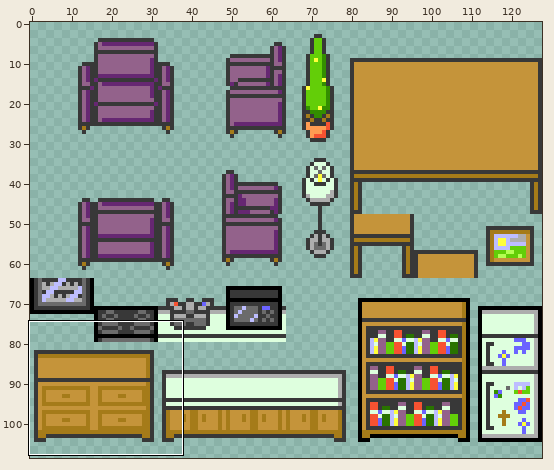
Edited in one commit: sprite sheet (Assets/Graphics/Tilesets/Indoor/Furniture.png). Above: a wide view before the commit, with the close-up outlined.
Close-up. Before the edit:
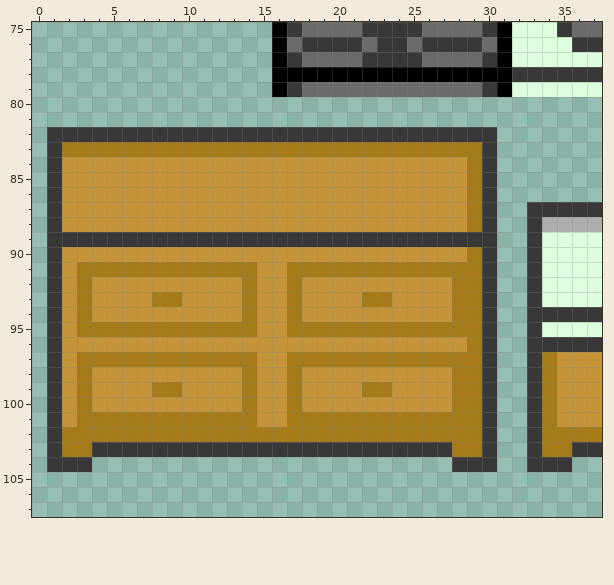
The file is 128x112 pixels. Shown: x 0..37, y 75..107. The wide view leaves out empty margins.
Now the later version:
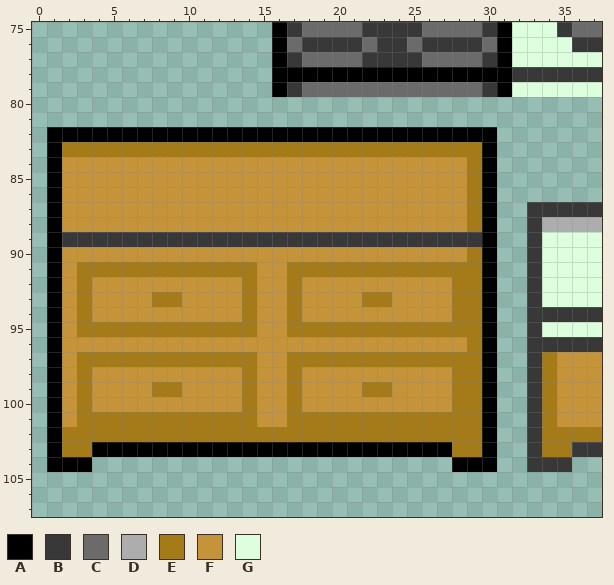
Palette (. is transparent): A #000000  B #383838  C #6b6b6b  D #adadad  E #a57b19  F #c5943a  G #deffde
The exact change:
@@ x 0..37 @@
  81 ......................................
- 82 .BBBBBBBBBBBBBBBBBBBBBBBBBBBBBB.......
- 83 .BEEEEEEEEEEEEEEEEEEEEEEEEEEEEB.......
- 84 .BFFFFFFFFFFFFFFFFFFFFFFFFFFFEB.......
- 85 .BFFFFFFFFFFFFFFFFFFFFFFFFFFFEB.......
- 86 .BFFFFFFFFFFFFFFFFFFFFFFFFFFFEB.......
- 87 .BFFFFFFFFFFFFFFFFFFFFFFFFFFFEB..BBBBB
- 88 .BFFFFFFFFFFFFFFFFFFFFFFFFFFFEB..BDDDD
- 89 .BBBBBBBBBBBBBBBBBBBBBBBBBBBBBB..BGGGG
- 90 .BFFFFFFFFFFFFFFFFFFFFFFFFFFFEB..BGGGG
- 91 .BFEEEEEEEEEEEEFFEEEEEEEEEEEEEB..BGGGG
- 92 .BFEFFFFFFFFFFEFFEFFFFFFFFFFEEB..BGGGG
- 93 .BFEFFFFEEFFFFEFFEFFFFEEFFFFEEB..BGGGG
- 94 .BFEFFFFFFFFFFEFFEFFFFFFFFFFEEB..BBBBB
- 95 .BFEEEEEEEEEEEEFFEEEEEEEEEEEEEB..BGGGG
- 96 .BFFFFFFFFFFFFFFFFFFFFFFFFFFFEB..BBBBB
- 97 .BFEEEEEEEEEEEEFFEEEEEEEEEEEEEB..BEFFF
- 98 .BFEFFFFFFFFFFEFFEFFFFFFFFFFEEB..BEFFF
- 99 .BFEFFFFEEFFFFEFFEFFFFEEFFFFEEB..BEFFF
-100 .BFEFFFFFFFFFFEFFEFFFFFFFFFFEEB..BEFFF
-101 .BFEEEEEEEEEEEEFFEEEEEEEEEEEEEB..BEFFF
-102 .BEEEEEEEEEEEEEEEEEEEEEEEEEEEEB..BEEEE
-103 .BEEBBBBBBBBBBBBBBBBBBBBBBBBEEB..BEEBB
-104 .BBB........................BBB..BBB..
+ 82 .AAAAAAAAAAAAAAAAAAAAAAAAAAAAAA.......
+ 83 .AEEEEEEEEEEEEEEEEEEEEEEEEEEEEA.......
+ 84 .AFFFFFFFFFFFFFFFFFFFFFFFFFFFEA.......
+ 85 .AFFFFFFFFFFFFFFFFFFFFFFFFFFFEA.......
+ 86 .AFFFFFFFFFFFFFFFFFFFFFFFFFFFEA.......
+ 87 .AFFFFFFFFFFFFFFFFFFFFFFFFFFFEA..BBBBB
+ 88 .AFFFFFFFFFFFFFFFFFFFFFFFFFFFEA..BDDDD
+ 89 .ABBBBBBBBBBBBBBBBBBBBBBBBBBBBA..BGGGG
+ 90 .AFFFFFFFFFFFFFFFFFFFFFFFFFFFEA..BGGGG
+ 91 .AFEEEEEEEEEEEEFFEEEEEEEEEEEEEA..BGGGG
+ 92 .AFEFFFFFFFFFFEFFEFFFFFFFFFFEEA..BGGGG
+ 93 .AFEFFFFEEFFFFEFFEFFFFEEFFFFEEA..BGGGG
+ 94 .AFEFFFFFFFFFFEFFEFFFFFFFFFFEEA..BBBBB
+ 95 .AFEEEEEEEEEEEEFFEEEEEEEEEEEEEA..BGGGG
+ 96 .AFFFFFFFFFFFFFFFFFFFFFFFFFFFEA..BBBBB
+ 97 .AFEEEEEEEEEEEEFFEEEEEEEEEEEEEA..BEFFF
+ 98 .AFEFFFFFFFFFFEFFEFFFFFFFFFFEEA..BEFFF
+ 99 .AFEFFFFEEFFFFEFFEFFFFEEFFFFEEA..BEFFF
+100 .AFEFFFFFFFFFFEFFEFFFFFFFFFFEEA..BEFFF
+101 .AFEEEEEEEEEEEEFFEEEEEEEEEEEEEA..BEFFF
+102 .AEEEEEEEEEEEEEEEEEEEEEEEEEEEEA..BEEEE
+103 .AEEAAAAAAAAAAAAAAAAAAAAAAAAEEA..BEEBB
+104 .AAA........................AAA..BBB..
 105 ......................................
Pixel boxes of the changes (left, top, right, bottom) in both close-ups:
changed: (47, 127, 497, 472)
